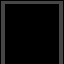
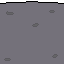
Comparing the layer stacks of the two 64x64 images. Changes:
hid "wall_vertical_upperend" over [0, 0, 64, 64]
added layer "gen_outside_top" above "gen_outside_edge" over [0, 1, 64, 5]
added layer "highground" above "back_corner" over [0, 2, 64, 64]
